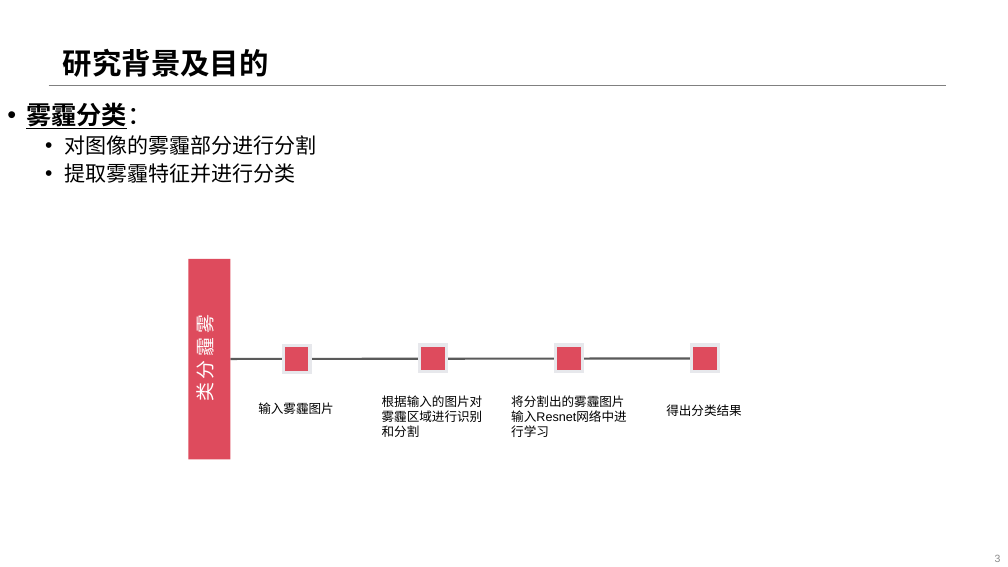
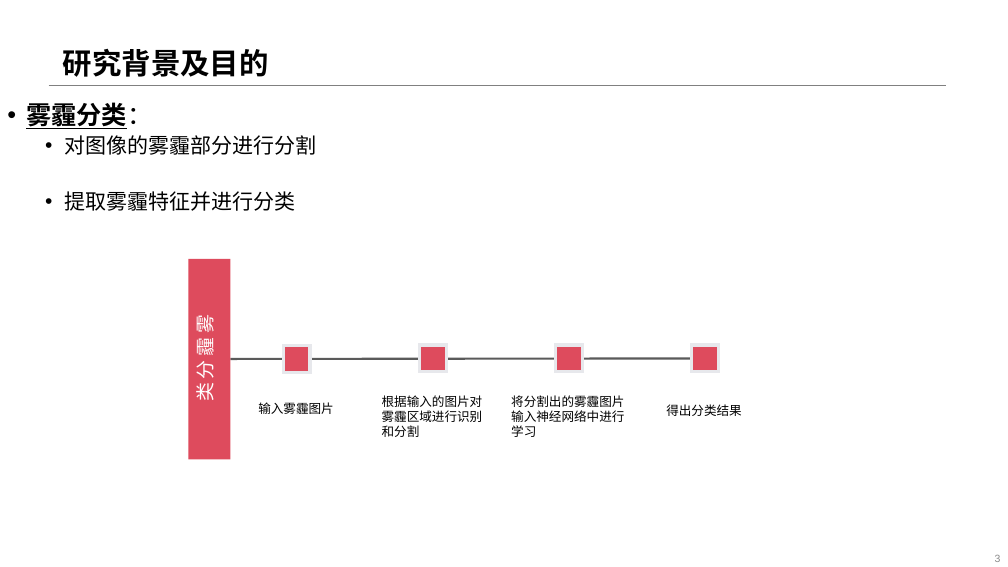
Before and after one commit to JYBlank-L/Unsupervised-Contrastive-Masking-for-Visual-Haze-Classification, a slide deck: slide 3 of 2021-09-04-雾霾检测算法_v1.pptx. Drawn at 1008x567 pixels with LibreOffice and Linux fonts; fonts in the diff are those of the drawing; background and template pictures are left out. Boxes give left, top, right and bottom in pixels: in the first picture for what was removed or moved away, otherwise in the second. Text is boxed around its words. In the diff, an @@ line names an element or a change of style, - is before the commit and + after.

```diff
--- a/2021-09-04-雾霾检测算法_v1.pptx
+++ b/2021-09-04-雾霾检测算法_v1.pptx
@@ text "雾霾分类：" rewrapped from [26, 102, 316, 183] to [26, 102, 316, 211] @@
@@ text at [511, 410, 624, 437]: text changed @@
-输入Resnet网络中进
-行学习
+输入神经网络中进行学习
```
Also in this commit, not shown: 4 other slides changed, 8 slides added.
